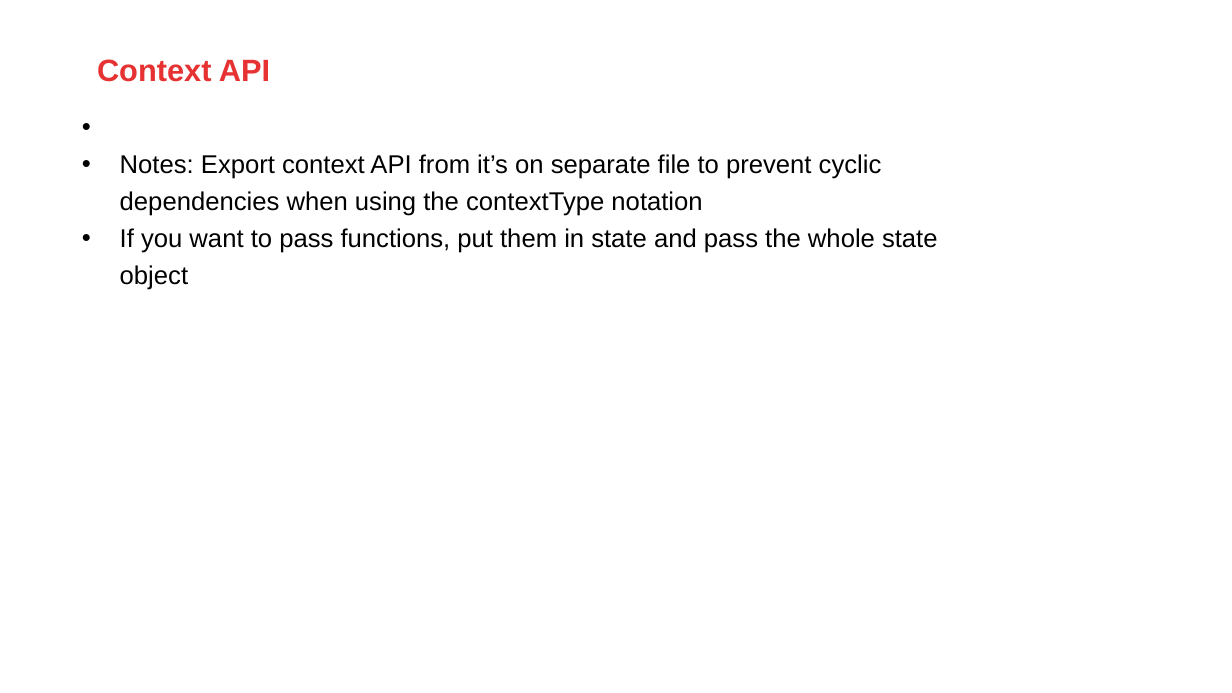
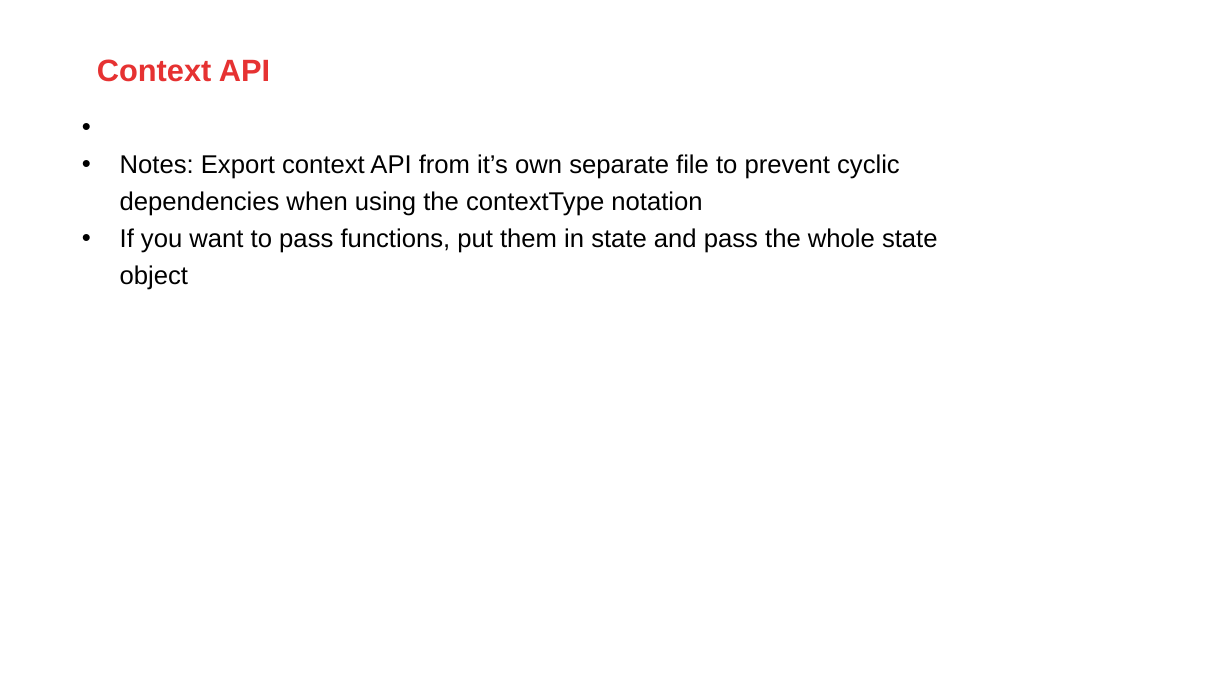
Before and after one commit to AMIS-Services/react-series, a slide deck: slide 2 of sig3/slides/SIG react 3.pptx. Drawn at 1232x693 pixels with LibreOffice and Linux fonts; fonts in the diff are those of the drawing; background and template pictures are left out. Boxes give left, top, right and bottom in pixels: in the first picture for what was removed or moved away, otherwise in the second. Text is boxed around its words. In the diff, an @@ line names an element or a change of style, - is before the commit and + after.

```diff
--- a/sig3/slides/SIG react 3.pptx
+++ b/sig3/slides/SIG react 3.pptx
@@ text at (120, 154, 900, 216): text changed @@
-• Notes: Export context API from it’s on separate file to prevent cyclic dependencies when using the contextType notation
+• Notes: Export context API from it’s own separate file to prevent cyclic dependencies when using the contextType notation
```
Also in this commit, not shown: 2 other slides changed, 1 slide added.
